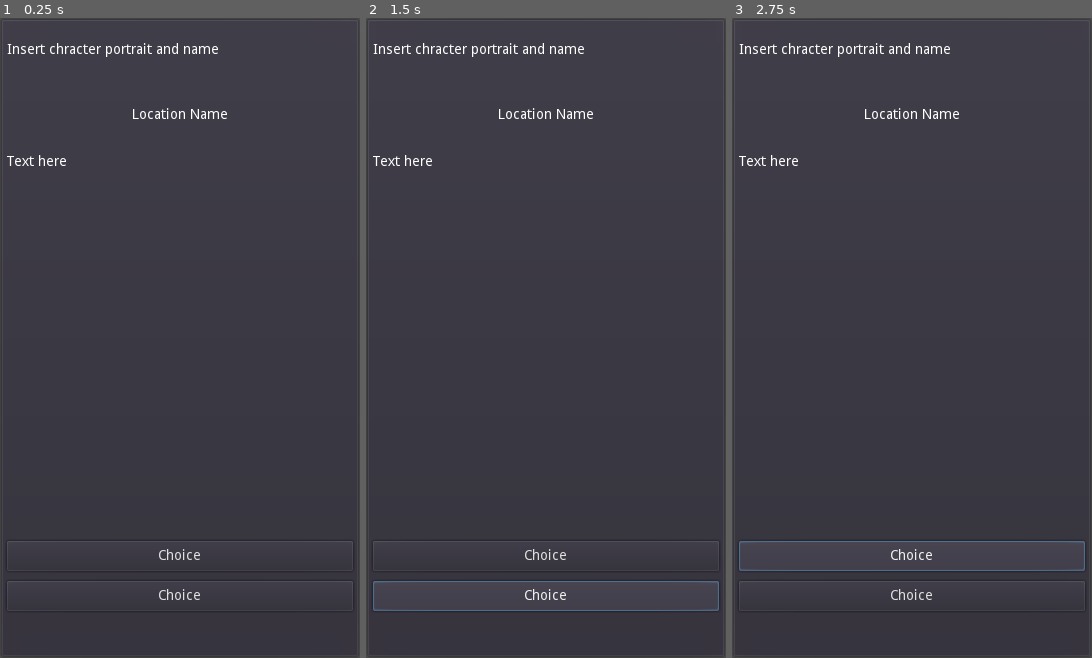
Above: before the commit, frames 1-3 (left to right).
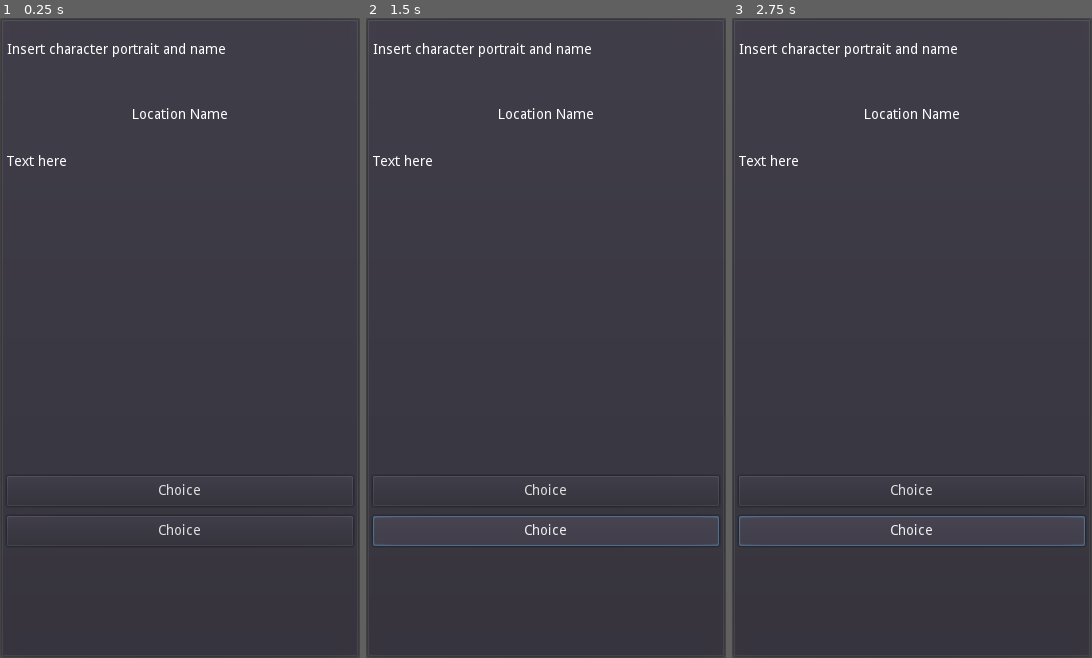
Above: after the commit, the same moments.

Repository: philipuriarte/A-Churchyard-of-Orphans
Game: Godot game, scene res://Scenes/GameScreen.tscn
The game is run twice, just before and just after one commit, with the same random seed, the same clock (stepped at 60 frames per second) and the same inputs. This scene is started directly instead of the project's main scene.
Inputs:
- Up to frame 1 (0.25 s): no input
- Up to frame 2 (1.5 s): click "Choice" at 0.5 s; click "Choice" at 1.25 s
- Up to frame 3 (2.75 s): click "Choice" at 2 s

The runs differ from the first frame. In frame 1, 1.4% of the frame differs, in the area x 1-99%, y 3-91%; in frame 2, 1.8%; in frame 3, 2.1%.

Commit message:
Create BottomContainer scene

Diff:
--- a/Scenes/GameScreen.tscn
+++ b/Scenes/GameScreen.tscn
@@ -19,16 +19,16 @@
 margin_bottom = 626.0
 custom_constants/separation = 15
 
-[node name="HBoxContainer" type="HBoxContainer" parent="MarginContainer/MainCointainer"]
+[node name="UpperContainer" type="HBoxContainer" parent="MarginContainer/MainCointainer"]
 margin_right = 346.0
 margin_bottom = 50.0
 rect_min_size = Vector2( 0, 50 )
 
-[node name="Label" type="Label" parent="MarginContainer/MainCointainer/HBoxContainer"]
+[node name="UpperText" type="Label" parent="MarginContainer/MainCointainer/UpperContainer"]
 margin_top = 18.0
-margin_right = 212.0
+margin_right = 219.0
 margin_bottom = 32.0
-text = "Insert chracter portrait and name"
+text = "Insert character portrait and name"
 
 [node name="LocationName" parent="MarginContainer/MainCointainer" instance=ExtResource( 1 )]
 margin_top = 65.0
@@ -36,12 +36,12 @@
 
 [node name="NarrativeText" parent="MarginContainer/MainCointainer" instance=ExtResource( 2 )]
 margin_top = 130.0
-margin_bottom = 461.0
+margin_bottom = 396.0
 
 [node name="ChoicesContainer" type="VBoxContainer" parent="MarginContainer/MainCointainer"]
-margin_top = 476.0
+margin_top = 411.0
 margin_right = 346.0
-margin_bottom = 626.0
+margin_bottom = 561.0
 rect_min_size = Vector2( 0, 150 )
 custom_constants/separation = 10
 alignment = 1
@@ -53,3 +53,9 @@
 [node name="Choice2" parent="MarginContainer/MainCointainer/ChoicesContainer" instance=ExtResource( 3 )]
 margin_top = 80.0
 margin_bottom = 110.0
+
+[node name="BottomContainer" type="HBoxContainer" parent="MarginContainer/MainCointainer"]
+margin_top = 576.0
+margin_right = 346.0
+margin_bottom = 626.0
+rect_min_size = Vector2( 0, 50 )
